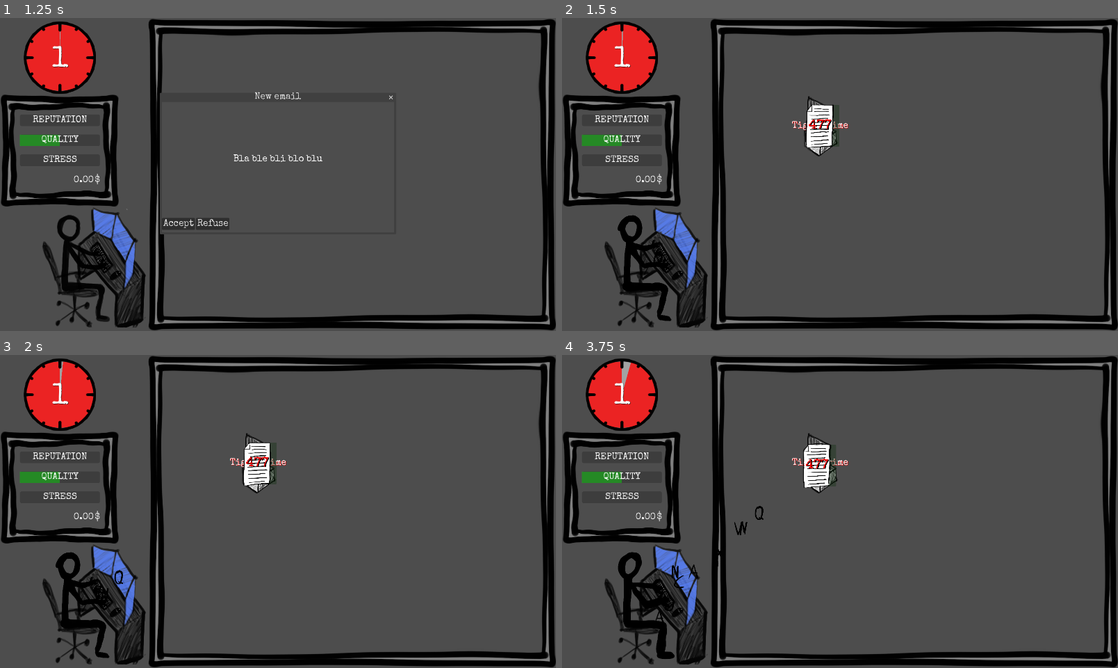
Above: before the commit, frames 1-4 (two rows, left to right).
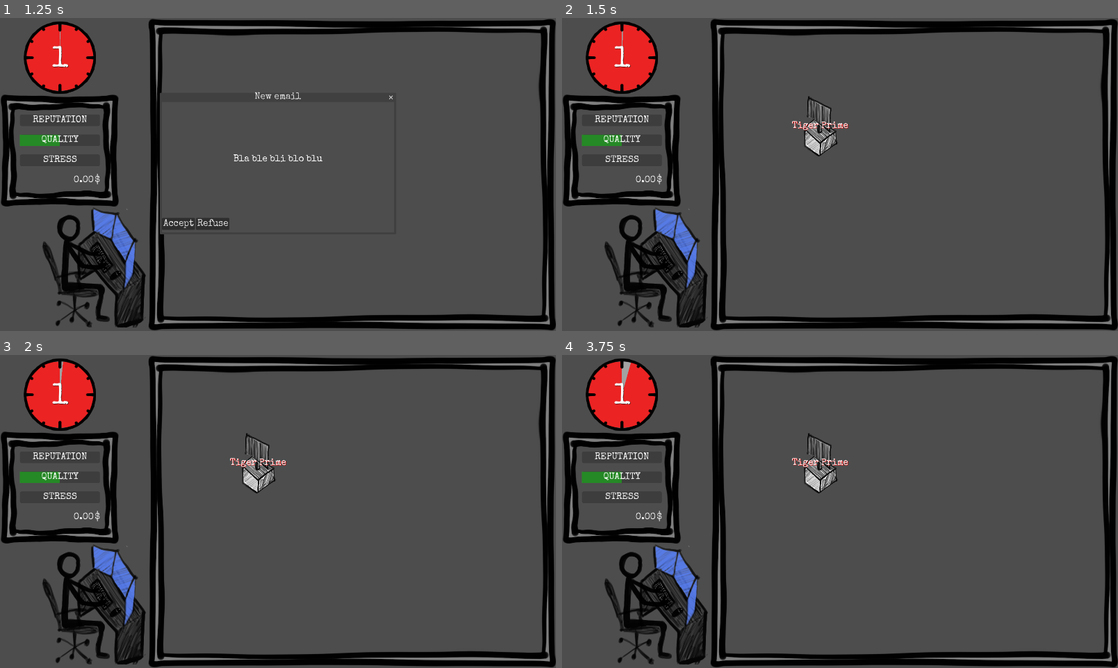
Above: after the commit, the same moments.

Repository: ildede/game-off-2025
Game: Godot game, scene res://scenes/ui/start_screen/start.tscn
Same seed, same stepped clock (60 frames per second), same inputs: the game is played once before the commit and once after it.
Inputs (mouse positions are in pixels of both pictures, inside the frame that each line leads up to):
- Up to frame 1 (1.25 s): click "START" at 0.5 s
- Up to frame 2 (1.5 s): click "Accept" at 1.25 s
- Up to frame 3 (2 s): no input
- Up to frame 4 (3.75 s): click (817, 461) at 2 s; click (817, 461) at 2.75 s; click (817, 461) at 3.5 s

Frame 1 is identical in both runs. In frame 2, 0.9% of the frame differs, in the area x 10-50%, y 27-98%; in frame 3, 0.9%; in frame 4, 1.2%, in the area x 10-50%, y 28-98%.

Commit message:
feat: manage tasks spawn from main and fix some bugs

Diff:
--- a/autoloads/client_data.gd
+++ b/autoloads/client_data.gd
@@ -31,6 +31,7 @@
 	fallback_client.name = "TechManual Inc."
 	fallback_client.engagement_email = "Looking for ..."
 	fallback_client.payment_per_word = 0.04
+	fallback_client.payment_terms = "IMMEDIATE"
 	fallback_client.client_reliability = 1
 
 	var pb_rep = Models.PublicReputationObject.new()
@@ -50,7 +51,6 @@
 	task.frequency_days = 1
 	task.words = 200
 	task.deadline_days = 1
-	task.payment_terms = "NET7"
 	task.on_task_success = 10.0
 	task.on_task_failure = -10.0
 	rcr_tsk.append(task)
@@ -66,6 +66,7 @@
 	client.name = obj_in.get("name")
 	client.engagement_email = obj_in.get("engagement_email")
 	client.payment_per_word = obj_in.get("payment_per_word")
+	client.payment_terms = obj_in.get("payment_terms")
 	client.client_reliability = obj_in.get("client_reliability", 1)
 
 	var rcr_tsk: Array[Models.RecurringTaskObject] = []
@@ -74,7 +75,6 @@
 		task.frequency_days = task_in.get("frequency_days")
 		task.words = task_in.get("words")
 		task.deadline_days = task_in.get("deadline_days")
-		task.payment_terms = task_in.get("payment_terms")
 		task.reputation_on_success = task_in.get("reputation_on_success", 0)
 		task.reputation_on_failure = task_in.get("reputation_on_failure", 0)
 		task.loyalty_on_success = task_in.get("loyalty_on_success", 0)
@@ -88,7 +88,6 @@
 		task.spawn_probability = task_in.get("spawn_probability")
 		task.words = task_in.get("words")
 		task.deadline_days = task_in.get("deadline_days")
-		task.payment_terms = task_in.get("payment_terms")
 		task.reputation_on_success = task_in.get("reputation_on_success", 0)
 		task.reputation_on_failure = task_in.get("reputation_on_failure", 0)
 		task.loyalty_on_success = task_in.get("loyalty_on_success", 0)
--- a/autoloads/config.gd
+++ b/autoloads/config.gd
@@ -2,7 +2,8 @@
 extends RefCounted
 
 const DAY_LENGHT_IN_SECONDS: float = 60
-const SECONDS_BETWEEN_EVENTS: int = 20
+const SECONDS_BETWEEN_EVENTS: int = 15
+const SECONDS_BETWEEN_TASKS: int = 3
 const WORDS_PER_LETTER: int = 11
 const MAX_STRESS_LEVEL: float = 100
 const WORDS_PER_DAY: int = 2500
--- a/autoloads/global.gd
+++ b/autoloads/global.gd
@@ -14,6 +14,7 @@
 signal ui_update
 
 @onready var game_state: Models.State = Models.State.new()
+
 var game_clock: Timer
 
 func _ready() -> void:
@@ -47,13 +48,9 @@
 	else:
 		game_state.translated_words += letter.word_count
 
-func handle_task_finished(_id: int, _value: float) -> void:
+func handle_task_finished(_id: int) -> void:
 	print("[GLOBAL] handle_task_finished")
 	game_state.task_finished += 1
-	game_state.reputation += 0.2
-	game_state.stress -= 0.5
-	if (game_state.stress < 0):
-		game_state.stress = 0
 	ui_update.emit()
 
 func handle_update_reputation(value: float) -> void:
--- a/autoloads/models.gd
+++ b/autoloads/models.gd
@@ -3,11 +3,15 @@
 
 class InvoiceObject:
 	var task_id: int
+	var client_id: int
 	var money_value: float
+	var payment_terms: String
 
-	func _init(id: int, value: float) -> void:
-		task_id = id
-		money_value = value
+	func _init(ongoing_task: OngoingTask, client: Models.ClientObject) -> void:
+		task_id = ongoing_task.task_id
+		client_id = ongoing_task.client_id
+		money_value = ongoing_task.total_words * client.payment_per_word
+		payment_terms = client.payment_terms
 
 class State:
 	var current_day = 1
@@ -21,12 +25,14 @@
 	var clients: Array[ClientObject] = []
 	var money: float = 0
 	var tasks_waiting_to_be_processed: Array[InvoiceObject] = []
+	var ongoing_task: Array[Models.OngoingTask] = []
 
 class ClientObject:
 	var id: int
 	var name: String
 	var engagement_email: String
 	var payment_per_word: float
+	var payment_terms: String
 	var client_reliability: float
 
 	var public_reputation: PublicReputationObject
@@ -34,6 +40,17 @@
 
 	var recurring_tasks: Array[RecurringTaskObject]
 	var extemporaneous_tasks: Array[ExtemporaneousTaskObject]
+
+	func get_task_to_spawn(day: int) -> TaskObject:
+		for task in recurring_tasks:
+			if day % task.frequency_days == 0 and task.last_spawn != day:
+				task.last_spawn = day
+				return task
+		for task in extemporaneous_tasks:
+			if (task.last_spawn == 0 or task.last_spawn + task.deadline_days < day) and task.spawn_probability > randf():
+				task.last_spawn = day
+				return task
+		return null
 
 class PublicReputationObject:
 	var on_accept: float
@@ -48,11 +65,11 @@
 class TaskObject:
 	var words: int
 	var deadline_days: int
-	var payment_terms: String
 	var reputation_on_success: float
 	var reputation_on_failure: float
 	var loyalty_on_success: float
 	var loyalty_on_failure: float
+	var last_spawn: int = 0
 
 class RecurringTaskObject:
 	extends TaskObject
@@ -60,4 +77,33 @@
 
 class ExtemporaneousTaskObject:
 	extends TaskObject
-	var spawn_probability: int
+	var spawn_probability: float
+
+class OngoingTask:
+	var task_id: int
+	var client_id: int
+
+	var total_words: int
+	var remaining_words: int
+	var assigned_on: int
+	var deadline_days: int
+
+	var reputation_on_success: float
+	var reputation_on_failure: float
+	var loyalty_on_success: float
+	var loyalty_on_failure: float
+
+	func _init(cl_id: int, task: TaskObject):
+		task_id = randi()
+		client_id = cl_id
+
+		var variation = roundi(task.words * 0.05)
+		var actual_words = task.words + randi_range(-variation, +variation)
+		total_words = actual_words
+		remaining_words = actual_words
+		assigned_on = Global.game_state.current_day
+		deadline_days = task.deadline_days
+		reputation_on_success = task.reputation_on_success
+		reputation_on_failure = task.reputation_on_failure
+		loyalty_on_success = task.loyalty_on_success
+		loyalty_on_failure = task.loyalty_on_failure
--- a/data/clients.json
+++ b/data/clients.json
@@ -5,13 +5,13 @@
       "name": "Global News Network",
       "engagement_email": "Lots of bla bla",
       "payment_per_word": 0.05,
+      "payment_terms": "NET7",
       "client_reliability": 0.95,
       "recurring_tasks": [
         {
           "words": 200,
           "frequency_days": 1,
           "deadline_days": 1,
-          "payment_terms": "NET7",
           "reputation_on_success": 0.5,
           "reputation_on_failure": -3.0,
           "loyalty_on_success": 0.5,
@@ -21,7 +21,6 @@
           "words": 5000,
           "frequency_days": 7,
           "deadline_days": 7,
-          "payment_terms": "NET7",
           "reputation_on_success": 0.5,
           "reputation_on_failure": -3.0,
           "loyalty_on_success": 0.5,
@@ -31,9 +30,8 @@
       "extemporaneous_tasks": [
         {
           "words": 20000,
-          "spawn_probability": 0.3,
+          "spawn_probability": 0.9,
           "deadline_days": 15,
-          "payment_terms": "NET30",
           "reputation_on_success": 0.5,
           "reputation_on_failure": -3.0,
           "loyalty_on_success": 0.5,
@@ -56,13 +54,13 @@
       "name": "Tiger Prime",
       "engagement_email": "Bla ble bli blo blu",
       "payment_per_word": 0.05,
+      "payment_terms": "IMMEDIATE",
       "client_reliability": 0.95,
       "recurring_tasks": [
         {
           "words": 500,
           "frequency_days": 1,
           "deadline_days": 1,
-          "payment_terms": "IMMEDIATE",
           "reputation_on_success": 0.5,
           "reputation_on_failure": -3.0,
           "loyalty_on_success": 0.5,
--- a/scenes/game/entities/client/client.gd
+++ b/scenes/game/entities/client/client.gd
@@ -1,17 +1,8 @@
 extends Node2D
 class_name ClientScene
 
-const task_scene = preload("res://scenes/game/entities/task/task.tscn")
-
 var client_id = 0;
 var path_to_translator: Path2D
-var translator: Node2D
-var daily_words: int = 0
-var payment_per_word: float = 0
-var deadline_in_days: int = 0
-
-func _ready() -> void:
-	$Timer.start(Config.DAY_LENGHT_IN_SECONDS)
 
 func initialize(my_position: Vector2, translator_position: Vector2, client_data: Models.ClientObject):
 	self.position = my_position
@@ -24,13 +15,6 @@
 	path_to_translator = path
 	add_child(path_to_translator)
 	$Name.text = client_data.name
-	daily_words = client_data.recurring_tasks[0].words
-	payment_per_word = client_data.payment_per_word
-	deadline_in_days = client_data.recurring_tasks[0].deadline_days
-	_on_timer_timeout()
 
-func _on_timer_timeout() -> void:
-	var task: Task = task_scene.instantiate()
-	task.initialize(daily_words, payment_per_word, deadline_in_days)
+func spawn_task(task: Task) -> void:
 	path_to_translator.add_child(task)
-	Global.client_send_task.emit(task)
--- a/scenes/game/entities/client/client.tscn
+++ b/scenes/game/entities/client/client.tscn
@@ -19,10 +19,6 @@
 offset_right = 499.99994
 offset_bottom = 860.0
 
-[node name="Timer" type="Timer" parent="."]
-wait_time = 60.0
-autostart = true
-
 [node name="Name" type="Label" parent="."]
 anchors_preset = 8
 anchor_left = 0.5
@@ -37,5 +33,3 @@
 grow_vertical = 2
 theme_override_colors/font_shadow_color = Color(1, 0, 0, 1)
 text = "client-name"
-
-[connection signal="timeout" from="Timer" to="." method="_on_timer_timeout"]
--- a/scenes/game/entities/task/character_body_2d.gd
+++ b/scenes/game/entities/task/character_body_2d.gd
@@ -4,5 +4,4 @@
 var task_id = 0;
 
 func _ready() -> void:
-	task_id = randi()
 	$Sprite2D.play("default")
--- a/scenes/game/entities/task/task.gd
+++ b/scenes/game/entities/task/task.gd
@@ -1,28 +1,27 @@
 extends PathFollow2D
 class_name Task
 
-var money_value: float = 0
 var total_time = Config.DAY_LENGHT_IN_SECONDS
 var running_time = 0
 var remaining_words = 1
 
 func _ready() -> void:
-	$ProgressBar.value = 0
+	set_progress_ratio(lerp(0, 1, running_time / total_time))
 
 func _physics_process(delta: float) -> void:
 	running_time += delta
-	if running_time >= total_time: running_time = 0
-	self.progress_ratio = lerp(0, 1, running_time / total_time)
+	set_progress_ratio(lerp(0, 1, running_time / total_time))
 	rotation = 0
 
-func initialize(daily_words: int, payment_per_word: float, deadline_in_days: int):
-	var variation = roundi(daily_words * 0.05)
-	var actual_words = daily_words + randi_range(-variation, +variation)
-	remaining_words = actual_words
-	$ProgressBar.max_value = actual_words
-	$Label.text = str(actual_words)
-	money_value = actual_words * payment_per_word
-	total_time = Config.DAY_LENGHT_IN_SECONDS * (deadline_in_days + 1)
+func initialize(task_info: Models.OngoingTask):
+	get_node("CharacterBody2D").task_id = task_info.task_id
+	remaining_words = task_info.remaining_words
+	$ProgressBar.max_value = task_info.total_words
+	$ProgressBar.value = task_info.total_words - task_info.remaining_words
+	$Label.text = str(task_info.remaining_words)
+	total_time = Config.DAY_LENGHT_IN_SECONDS * (task_info.deadline_days)
+	running_time = Config.DAY_LENGHT_IN_SECONDS * (Global.game_state.current_day - task_info.assigned_on)
+
 
 func update_progress(letter: Letter) -> bool:
 	$ProgressBar.value += letter.word_count
--- a/scenes/game/entities/task/task.tscn
+++ b/scenes/game/entities/task/task.tscn
@@ -32,6 +32,8 @@
 
 [node name="Task" type="PathFollow2D"]
 scale = Vector2(0.3, 0.3)
+rotates = false
+loop = false
 script = ExtResource("1_rogos")
 
 [node name="CharacterBody2D" type="CharacterBody2D" parent="."]
@@ -55,7 +57,6 @@
 offset_bottom = 235.33334
 max_value = 20.0
 step = 1.0
-value = 15.0
 fill_mode = 3
 show_percentage = false
 
--- a/scenes/game/translator/translator.gd
+++ b/scenes/game/translator/translator.gd
@@ -3,7 +3,7 @@
 
 @export var letters: PackedScene
 
-var tasks: Array
+var tasks: Array[Task]
 
 func _ready() -> void:
 	#Each fired letter reppresent a certain amount of words
@@ -19,7 +19,7 @@
 	else:
 		$Translator.stop()
 
-func new_task_arrived(item: PathFollow2D) -> void:
+func new_task_arrived(item: Task) -> void:
 	tasks.append(item)
 
 func fire() -> void:
@@ -38,7 +38,7 @@
 		var is_finished = tasks[found_index].update_progress(letter)
 		if is_finished:
 			var task_found = tasks.pop_at(found_index)
-			Global.task_finished.emit(task_found.get_task_id(), task_found.money_value)
+			Global.task_finished.emit(task_found.get_task_id())
 			task_found.queue_free()
 		letter.queue_free()
 
--- a/scenes/ui/invoices/invoice.tscn
+++ b/scenes/ui/invoices/invoice.tscn
@@ -17,5 +17,3 @@
 
 [node name="CollisionShape" type="CollisionPolygon2D" parent="Area2D"]
 polygon = PackedVector2Array(-608.7213, 1026.7777, -605.6105, -675.18414, -375.01886, -973.8831, 599.4059, -983.2174, 583.6498, 886.7626)
-
-[connection signal="input_event" from="Area2D" to="." method="_on_area_2d_input_event"]
--- a/scenes/ui/invoices/invoices.gd
+++ b/scenes/ui/invoices/invoices.gd
@@ -1,36 +1,34 @@
 extends Node2D
 class_name Invoices
 
-var invoice = preload("res://scenes/ui/invoices/invoice.tscn")
+var invoice_scene = preload("res://scenes/ui/invoices/invoice.tscn")
 var child_added = []
 
 func _ready() -> void:
 	print("[INVOICES] _ready")
-	Global.task_finished.connect(add_invoice)
 	redraw_invoices()
 
-func add_invoice(id: int, value: float):
+func add_invoice(invoice_info: Models.InvoiceObject):
 	print("[INVOICES] add_invoice")
-	var created = Models.InvoiceObject.new(id, value)
-	var new_invoice = invoice.instantiate()
-	new_invoice.position = self.global_position + Vector2(randi_range(-50,50), -(Global.game_state.tasks_waiting_to_be_processed.size()*100))
-	Global.game_state.tasks_waiting_to_be_processed.append(created)
-	child_added.append(new_invoice)
-	add_child(new_invoice)
-	new_invoice.invoice_clicked.connect(_on_single_invoice_clicked)
+	var invoice_instance = invoice_scene.instantiate()
+	invoice_instance.position = self.global_position + Vector2(randi_range(-50,50), -(Global.game_state.tasks_waiting_to_be_processed.size()*100))
+	Global.game_state.tasks_waiting_to_be_processed.append(invoice_info)
+	child_added.append(invoice_instance)
+	call_deferred("add_child", invoice_instance)
+	invoice_instance.invoice_clicked.connect(_on_single_invoice_clicked)
 
 func redraw_invoices() -> void:
 	var count = 0
 	for inv in Global.game_state.tasks_waiting_to_be_processed:
-		var new_invoice = invoice.instantiate()
-		new_invoice.position = self.global_position + Vector2(randi_range(-50,50), -(count*100))
-		child_added.append(new_invoice)
-		add_child(new_invoice)
-		new_invoice.invoice_clicked.connect(_on_single_invoice_clicked)
+		var invoice_instance = invoice_scene.instantiate()
+		invoice_instance.position = self.global_position + Vector2(randi_range(-50,50), -(count*100))
+		child_added.append(invoice_instance)
+		add_child(invoice_instance)
+		invoice_instance.invoice_clicked.connect(_on_single_invoice_clicked)
 		count += 1
 
 func _on_single_invoice_clicked():
-	print("[INVOICES] _on_single_invoice_clicked, collecting everything")
+	print("[INVOICES] _on_single_invoice_clicked")
 	get_tree().paused = true
 	var total = Global.game_state.tasks_waiting_to_be_processed.reduce(func(acc, element): return acc + element.money_value, 0)
 
--- a/scenes/ui/main_screen/main.gd
+++ b/scenes/ui/main_screen/main.gd
@@ -4,13 +4,28 @@
 @onready var game_information: GameInformation = $GameInformation
 @onready var screen = get_viewport().get_visible_rect().size
 @onready var client_scene = preload("res://scenes/game/entities/client/client.tscn")
+@onready var task_scene = preload("res://scenes/game/entities/task/task.tscn")
+
+@onready var active_clients: Dictionary = {}
+@onready var active_tasks: Dictionary = {}
 
 func _ready() -> void:
 	print("[MAIN] _ready")
 	Global.set_clock($GameClock)
 	Global.game_over.connect(handle_game_over)
+	Global.task_finished.connect(handle_task_finished)
+
 	for client_info in Global.game_state.clients:
-		add_new_client_to_scene(client_info)
+		var added = add_new_client_to_scene(client_info)
+		active_clients.set(client_info.id, added)
+
+	for task_info: Models.OngoingTask in Global.game_state.ongoing_task:
+		if active_clients.has(task_info.client_id):
+			var task: Task = task_scene.instantiate()
+			task.initialize(task_info)
+			active_clients.get(task_info.client_id).spawn_task(task)
+			active_tasks.set(task.get_task_id(), task)
+			Global.client_send_task.emit(task)
 
 	if Global.game_state.current_day == 1:
 		$EventSpawner.start(0.2)
@@ -21,7 +36,7 @@
 	$GameClock.start(Config.DAY_LENGHT_IN_SECONDS)
 	$GameClock.timeout.connect(handle_end_of_the_day)
 
-	$TaskSpawner.start(1)
+	$TaskSpawner.start(Config.SECONDS_BETWEEN_TASKS)
 	$TaskSpawner.timeout.connect(handle_spawn_tasks)
 
 	get_tree().paused = false
@@ -29,14 +44,42 @@
 func handle_spawn_random_event() -> void:
 	print("[MAIN] handle_spawn_random_event")
 	var client_info = ClientData.get_random_client()
-	get_tree().paused = true
-	open_popup_message_for_new_client(client_info)
+	if not active_clients.has(client_info.id):
+		get_tree().paused = true
+		open_popup_message_for_new_client(client_info)
 
-func handle_spawn_tasks():
+func handle_spawn_tasks() -> void:
 	print("[MAIN] handle_spawn_tasks")
+	for client in Global.game_state.clients:
+		if active_clients.has(client.id):
+			var task_object = client.get_task_to_spawn(Global.game_state.current_day)
+			if task_object:
+				var task: Task = task_scene.instantiate()
+				var ongoing_task = Models.OngoingTask.new(client.id, task_object)
+				task.initialize(ongoing_task)
+				Global.game_state.ongoing_task.append(ongoing_task)
+				active_clients.get(client.id).spawn_task(task)
+				active_tasks.set(task.get_task_id(), task)
+				Global.client_send_task.emit(task)
+
+func handle_task_finished(task_id: int) -> void:
+	print("[MAIN] handle_task_finished for task_id ", task_id)
+	active_tasks.erase(task_id)
+
+	var found_index = Global.game_state.ongoing_task.find_custom(func(t): return t.task_id == task_id)
+	if found_index >= 0:
+		var finished_task = Global.game_state.ongoing_task.pop_at(found_index)
+		Global.update_reputation.emit(finished_task.reputation_on_success)
+		var client_index = Global.game_state.clients.find_custom(func(c): return c.id == finished_task.client_id)
+		var client_info: Models.ClientObject = Global.game_state.clients[client_index]
+		var invoice_info = Models.InvoiceObject.new(finished_task, client_info)
+		$Invoices.add_invoice(invoice_info)
 
 func handle_end_of_the_day() -> void:
 	print("[MAIN] handle_end_of_the_day")
+	for ongoing_task in Global.game_state.ongoing_task:
+		var task: Task = active_tasks.get(ongoing_task.task_id)
+		ongoing_task.remaining_words = task.remaining_words
 	get_tree().paused = true
 	SceneTransition.fade_to_new_day()
 
@@ -45,7 +88,7 @@
 	SceneTransition.fade_to_end()
 
 
-func add_new_client_to_scene(client_info: Models.ClientObject) -> void:
+func add_new_client_to_scene(client_info: Models.ClientObject) -> ClientScene:
 	print("[MAIN] add_new_client_to_scene")
 	var client: ClientScene = client_scene.instantiate()
 
@@ -53,6 +96,7 @@
 	var translator_position = $Translator.global_position
 	client.initialize(client_position, translator_position, client_info)
 	add_child(client)
+	return client
 
 func open_popup_message_for_new_client(client: Models.ClientObject) -> void:
 	var popup_data = CustomizablePopupMessage.PopupData.new()
@@ -64,7 +108,8 @@
 	accept_btn.text = "Accept"
 	accept_btn.action = func():
 		Global.new_client_accepted.emit(client)
-		add_new_client_to_scene(client)
+		var added = add_new_client_to_scene(client)
+		active_clients.set(client.id, added)
 		$EventSpawner.start(Config.SECONDS_BETWEEN_EVENTS)
 		get_tree().paused = false
 
Not shown, added: export_presets.cfg
